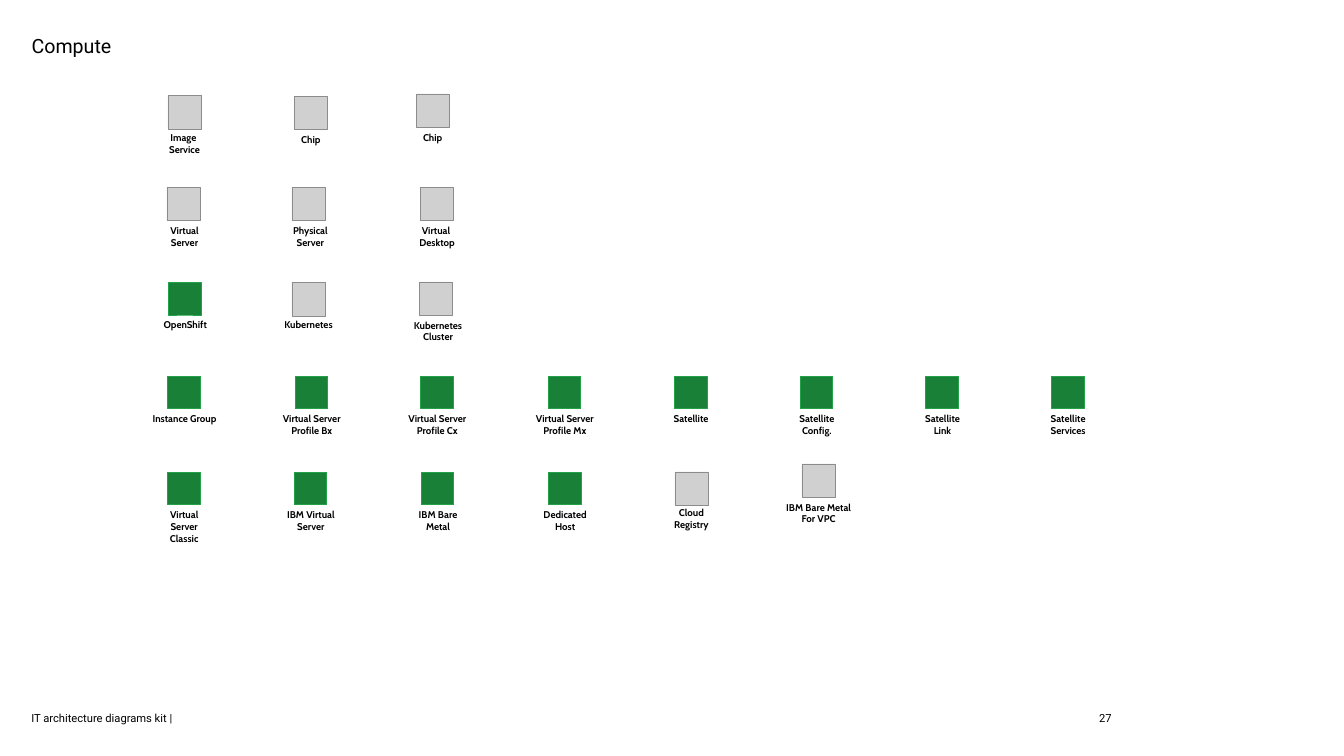
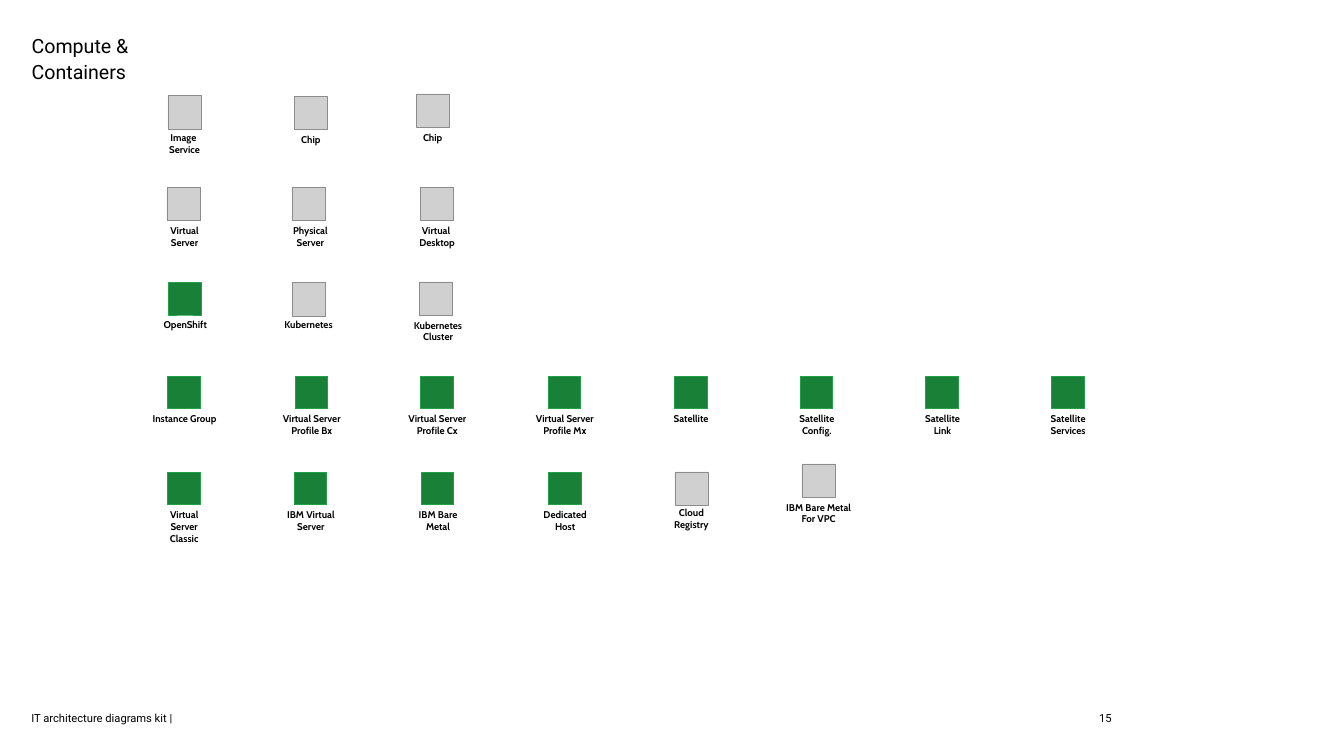
Before and after one commit to IBM-Cloud/architecture-icons, a slide deck: slide 15 of ppt/IBM_IT Architecture diagrams kit_External.pptx (slide 27 before the commit). Drawn at 1344x756 pixels with LibreOffice and Linux fonts; fonts in the diff are those of the drawing; grey boxes stand for pictures; background and template pictures are left out. Boxes give left, top, right and bottom in pixels: in the first picture for what was removed or moved away, otherwise in the second. Text is boxed around its words. In the diff, an @@ line names an element or a change of style, - is before the commit and + after.

```diff
--- a/ppt/IBM_IT Architecture diagrams kit_External.pptx
+++ b/ppt/IBM_IT Architecture diagrams kit_External.pptx
@@ title at (32, 39, 126, 80): text changed @@
-Compute
+Compute & Containers
@@ page number at (1099, 714, 1112, 722): text changed @@
-27
+15
```
Also in this commit, not shown: 4 other slides changed, 12 slides removed, 17 other files.
